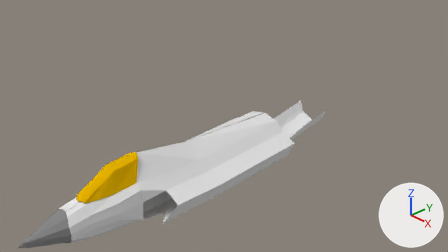
An edit to the Blender file AirPlanes/F35/f35Blue.blend, drawn before and after from the same camera.
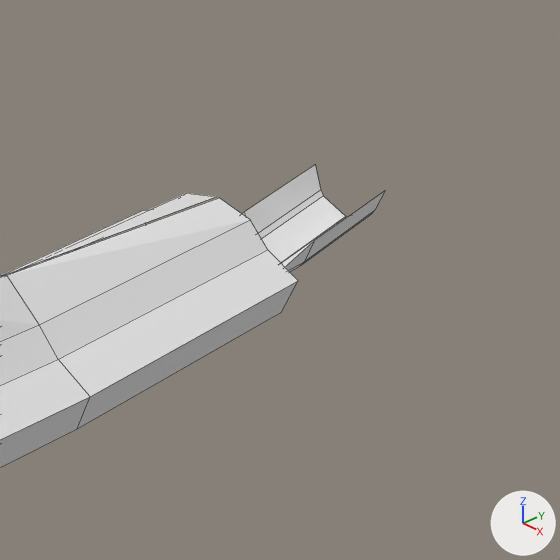
There are two pictures of each version: one from the file's camera 'Camera', one close up on the part from 41% to 87% of the width and 16% to 98% of the height. The axes (+X, +Y, +Z) are drawn at lower right. The lights are the same throughout. The close-ups show mesh edges as thin lines.

Names of what the first close-up shows: 'fuselage'.
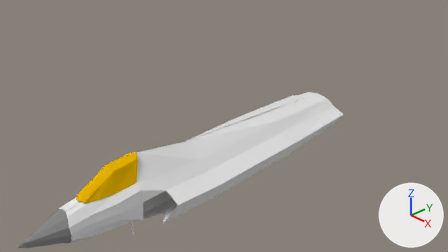
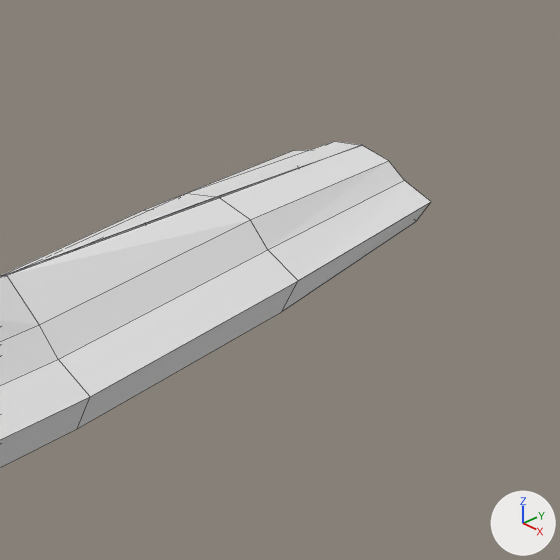
Pixel boxes (x1, y1, x2, y2) of what changed, in the close-ups (560 x 560 px):
'fuselage', reshaped: before (0, 165, 384, 468); after (0, 141, 431, 468)
part 1 of me_plane_002, added: after (143, 141, 431, 311)

Patch to the scene script:
```diff
--- a/AirPlanes/F35/f35Blue.blend.py
+++ b/AirPlanes/F35/f35Blue.blend.py
@@ me_plane_002 @@
 me_plane_002.from_pydata(...)  # 72 vertices, 49 faces, 2 loose edges; spans x -17.7..1.0, y -0.6..36.8, z -1.1..0.5
 # used by ob_fuselage; location = (0.006, -3.519, 0.021); scale = (-0.0567, 0.205, 1.0)
 # verts and faces of me_plane_002; kept vertices keep their numbers, new ones are numbered from 72
 # before: 42 (-8.0, 26.8, -0.8), 46 (-8.0, 31.3, -0.5) at pixel (314, 240), 50 (-8.0, 36.8, -0.3) at pixel (385, 190), 56 (-10.4, 26.8, -0.8), 59 (-14.7, 26.8, -0.8) at pixel (281, 311)
 # before: 62 (-17.7, 26.8, -0.4) at pixel (298, 280), 65 (-11.1, 26.8, -0.2) at pixel (267, 249), 68 (-7.2, 26.8, 0.0) at pixel (250, 219), 71 (-0.3, 26.8, 0.1) at pixel (219, 197)
+# me_plane_002 part 1
+verts[72] = (-13.2, 37.7, -0.6)  # pixel (416, 221)
+verts[73] = (-15.9, 37.6, -0.3)  # pixel (431, 201)
+verts[74] = (-9.9, 37.6, -0.2)  # pixel (404, 180)
+verts[75] = (-6.2, 37.6, -0.1)  # pixel (388, 160)
+verts[76] = (0.1, 37.6, 0.0)  # pixel (361, 144)
+faces += [(62, 65, 74, 73), (59, 62, 73, 72), (65, 68, 75, 74), (68, 71, 76, 75), (42, 56, 59, 72, 50, 46)]
```
